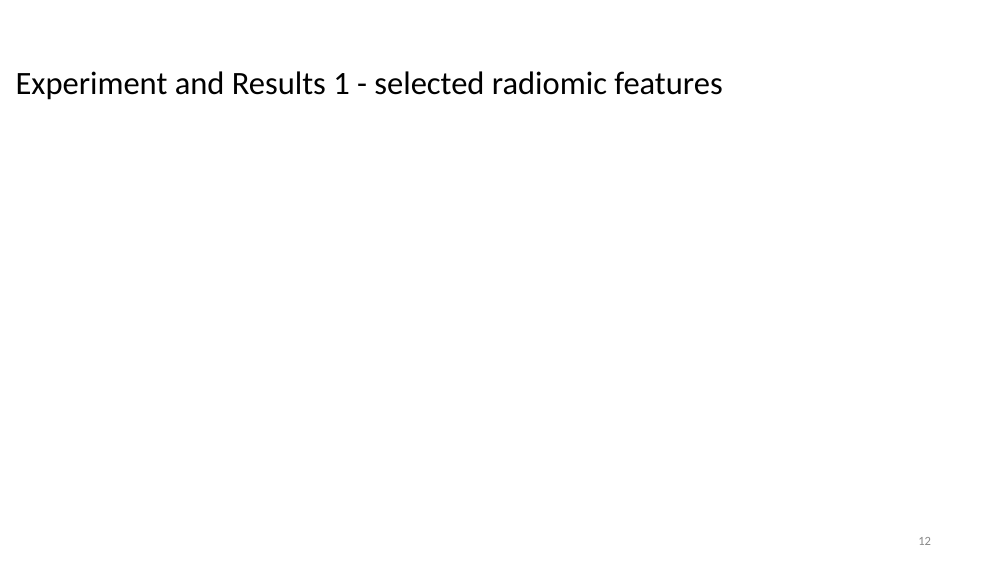
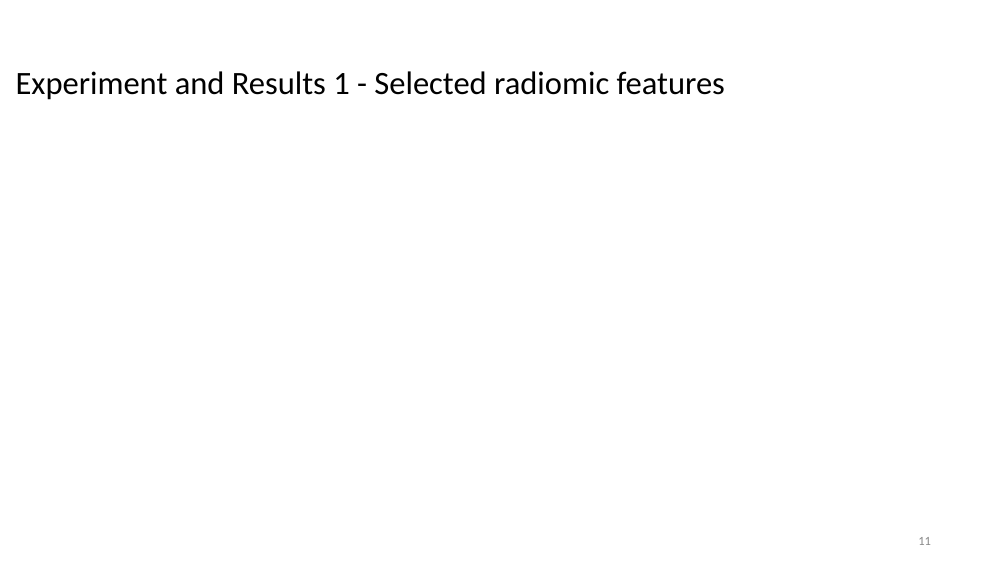
Before and after one commit to zejunyan/mialab, a slide deck: slide 11 of .github/workflows/Group 6 mialab-presentation.pptx (slide 12 before the commit). Drawn at 1008x567 pixels with LibreOffice and Linux fonts; fonts in the diff are those of the drawing; background and template pictures are left out. Boxes give left, top, right and bottom in pixels: in the first picture for what was removed or moved away, otherwise in the second. Text is boxed around its words. In the diff, an @@ line names an element or a change of style, - is before the commit and + after.

```diff
--- a/.github/workflows/Group 6 mialab-presentation.pptx
+++ b/.github/workflows/Group 6 mialab-presentation.pptx
@@ title at <box>16,71,725,100</box>: text changed @@
-Experiment and Results 1 - selected radiomic features
+Experiment and Results 1 - Selected radiomic features
```
Also in this commit, not shown: 3 other slides changed, 5 slides removed.
